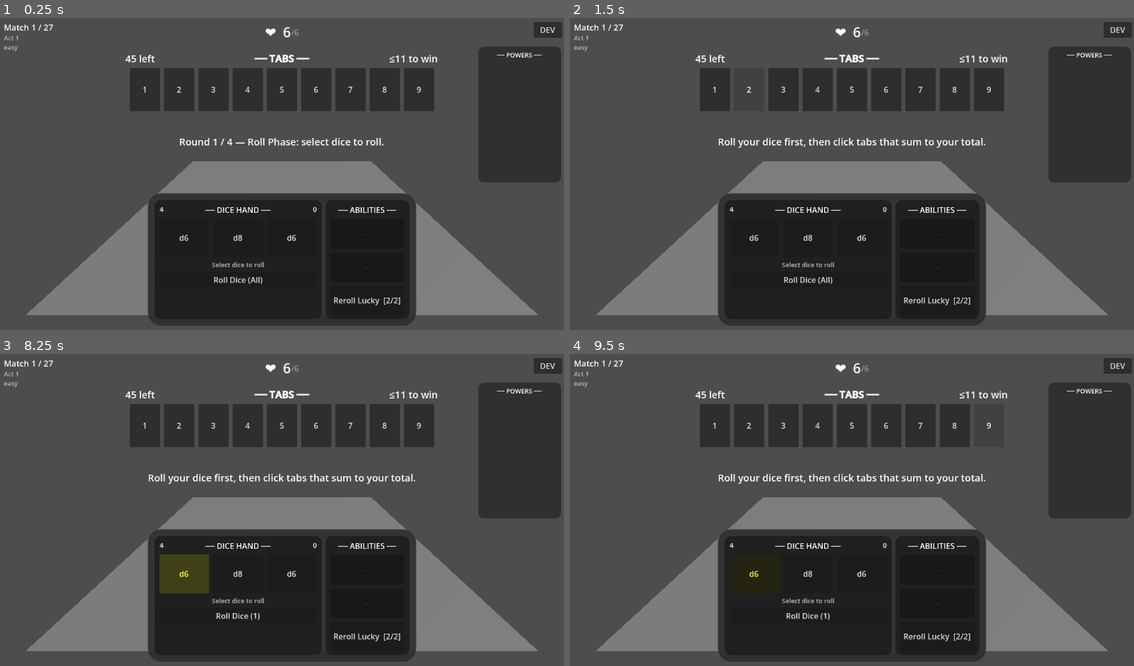
Above: before the commit, frames 1-4 (two rows, left to right).
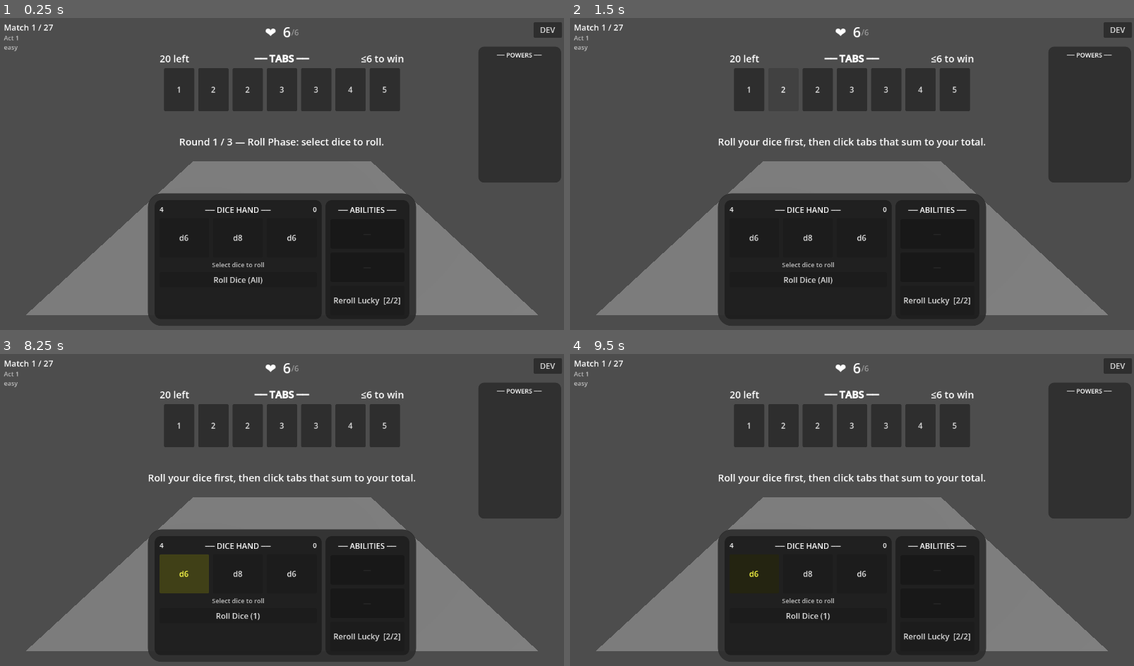
Above: after the commit, the same moments.

Repository: caleb-the-dev/SealTheBox
Game: Godot game, scene res://scenes/match/match.tscn
Two runs of this game, one before a commit and one after it. Both use one fixed random seed, a clock stepped at 60 frames per second and the inputs below.
Inputs (mouse positions are in pixels of both pictures, inside the frame that each line leads up to):
- Up to frame 1 (0.25 s): no input
- Up to frame 2 (1.5 s): click "1" at 0.5 s; click "2" at 1.25 s
- Up to frame 3 (8.25 s): click "3" at 2 s; click "2" at 2.75 s; click "4" at 3.5 s; click "5" at 4.25 s; click "3" at 5 s; click (315, 425) at 5.75 s, where only the run before the commit has a clickable "6"; click (349, 425) at 6.5 s, where only the run before the commit has a clickable "7"; click (383, 425) at 7.25 s, where only the run before the commit has a clickable "8"; click "d6" at 8 s
- Up to frame 4 (9.5 s): click (987, 425) at 8.75 s, where only the run before the commit has a clickable "9"

The runs differ from the first frame. In frame 1, 1.8% of the frame differs, in the area x 22-78%, y 11-41%; in frame 2, 1.8%; in frame 3, 1.8%; in frame 4, 1.1%.

Commit message:
data: add 14 COMP-axis boxes to boxes.csv; update test_box_definition expected count to 22
Adds cluster_of_fours, five_nines, high_wall, exact_evens, lopsided_giant,
easy_starter, triple_triplets, mirror_ladder, prime_pyramid, crowded_low,
the_long_count, avalanche, ten_pillars, den_of_sevens.

the_long_count and avalanche ship as tier="hard" per slice OPEN QUESTION
recommendation (Boss in spec = difficulty hint, not tier slot; avoids
diluting the Source-as-act-finale identity).

win_thresholds set at ~25-30% of tab_sum, matching current calibration band.

Co-Authored-By: Claude Sonnet 4.6 <noreply@anthropic.com>

Diff:
--- a/seal-the-box/data/boxes.csv
+++ b/seal-the-box/data/boxes.csv
@@ -7,3 +7,17 @@
 source_devil,the Pact,1;2;3;4;5;6;7;8;9,11,boss,diabolic
 source_cosmic,the Veil,2;3;4;5;6;7;8;9;10,11,boss,cosmic
 source_ghost,the Anchor,1;3;5;6;7;8;9;11;13,13,boss,ethereal
+lopsided_giant,Lopsided Giant,1;1;1;1;1;1;1;9,5,easy,
+easy_starter,Easy Starter,1;2;2;3;3;4;5,6,easy,
+crowded_low,Crowded Low,1;1;1;1;2;2;2;3;3;3;4;4,7,easy,
+cluster_of_fours,Cluster of Fours,4;4;4;4;4;4;4;4;4;4,11,medium,
+triple_triplets,Triple Triplets,1;1;1;5;5;5;9;9;9,12,medium,
+mirror_ladder,Mirror Ladder,1;2;3;4;5;5;4;3;2;1,8,medium,
+five_nines,Five Nines,9;9;9;9;9,12,hard,
+high_wall,High Wall,5;6;7;8;9;10,12,hard,
+exact_evens,Exact Evens,2;4;6;8;10;12,11,hard,
+prime_pyramid,Prime Pyramid,2;3;5;7;11;13,11,hard,
+den_of_sevens,Den of Sevens,7;7;7;7;7;7;3,12,hard,
+ten_pillars,Ten Pillars,10;10;10;10;10;10,16,hard,
+the_long_count,The Long Count,1;2;3;4;5;6;7;8;9;1;2;3;4;5;6;7;8;9,24,hard,
+avalanche,Avalanche,1;2;3;4;5;6;7;8;9;10;11;12,21,hard,
--- a/seal-the-box/tests/test_box_definition.gd
+++ b/seal-the-box/tests/test_box_definition.gd
@@ -58,7 +58,7 @@
 
 func _test_all_five_boxes_load() -> void:
 	var all = Engine.get_singleton("BoxLibrary").get_ordered()
-	assert(all.size() == 5, "BoxLibrary should have 5 boxes, got %d" % all.size())
+	assert(all.size() == 22, "BoxLibrary should have 22 boxes, got %d" % all.size())
 	assert(all[0].id == "classic",    "box 0 should be classic, got %s"    % all[0].id)
 	assert(all[1].id == "low_evens",  "box 1 should be low_evens, got %s"  % all[1].id)
 	assert(all[2].id == "high_odds",  "box 2 should be high_odds, got %s"  % all[2].id)
